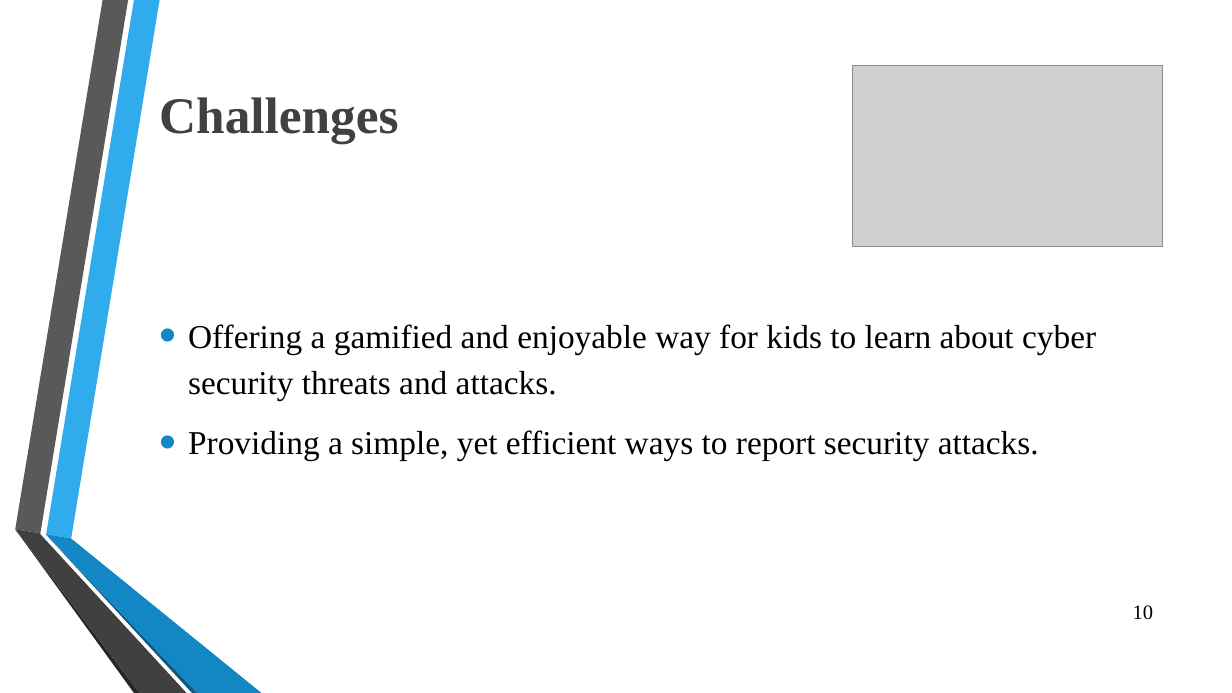
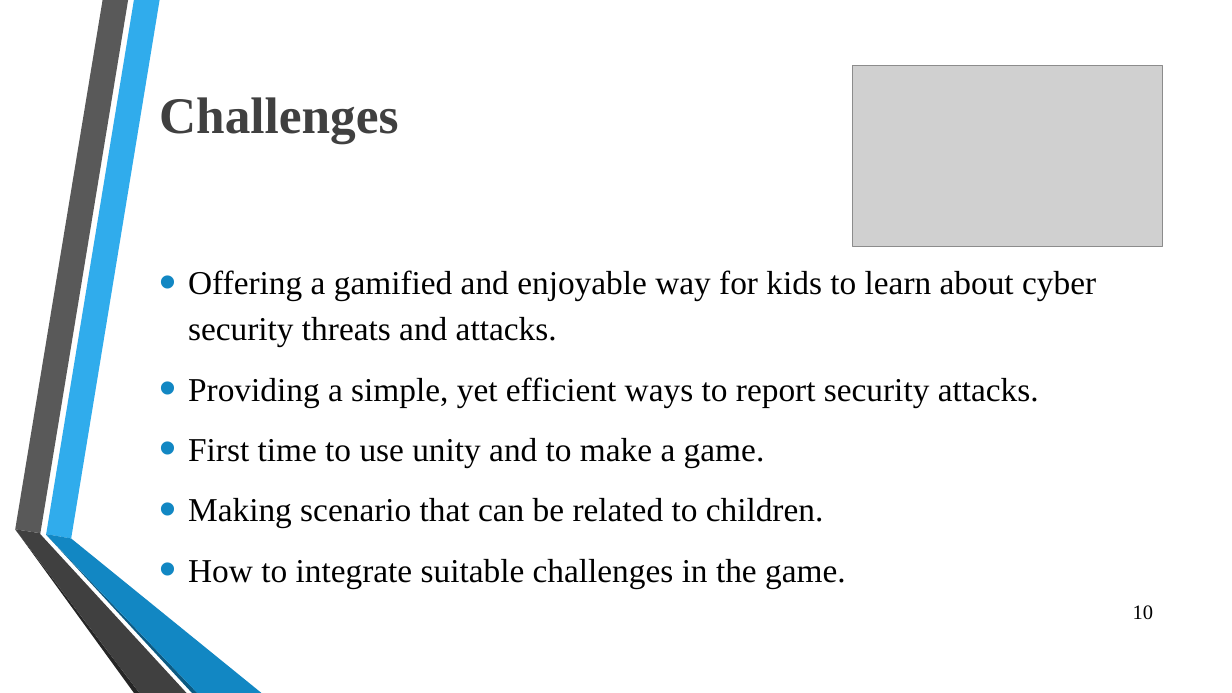
Before and after one commit to OmarSedkyUI/CyberLearningAdventureJunior, a slide deck: slide 10 of Graduation_Project_Presentation_Seminar2.pptx. Drawn at 1232x693 pixels with LibreOffice and Linux fonts; fonts in the diff are those of the drawing; grey boxes stand for pictures; background and template pictures are left out. Boxes give left, top, right and bottom in pixels: in the first picture for what was removed or moved away, otherwise in the second. Text is boxed around its words. In the diff, an @@ line names an element or a change of style, - is before the commit and + after.

```diff
--- a/Graduation_Project_Presentation_Seminar2.pptx
+++ b/Graduation_Project_Presentation_Seminar2.pptx
@@ text "Offering a gamified and enjoyable ...": place and size @@
-text "Offering a gamified and enjoyable ..." at (188,324,1096,461)
+text "Offering a gamified and enjoyable ..." at (188,270,1096,588)
@@ text at (188,438,846,588): paragraphs added @@
+• First time to use unity and to make a game.
+• Making scenario that can be related to children.
+• How to integrate suitable challenges in the game.
```
Also in this commit, not shown: 3 other slides changed.
